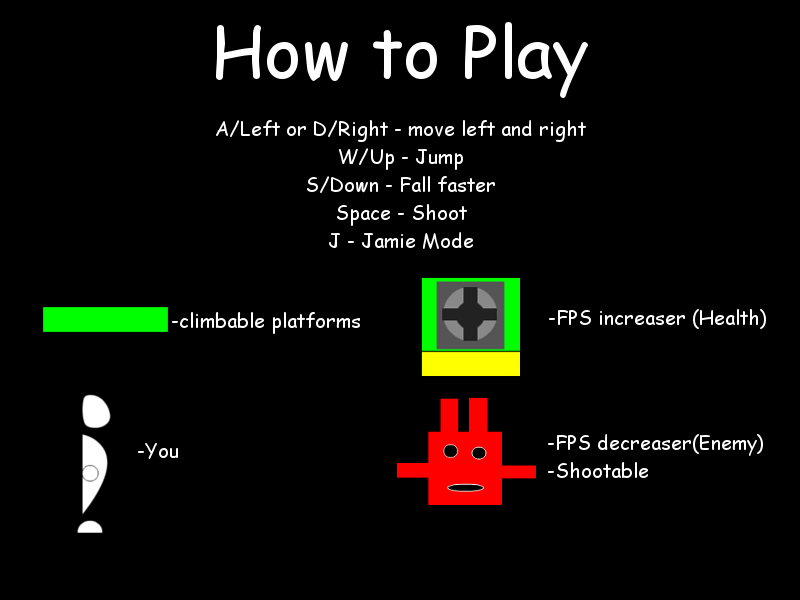
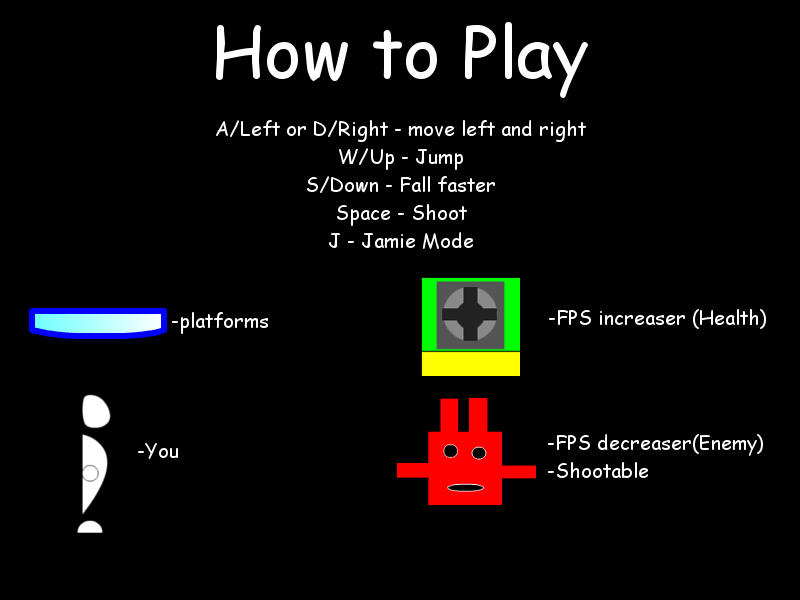
Two versions of the same layered image (800 × 600). Layer-by-layer changes:
renamed "floor.xcf" to "Floor0001.png", painted on it over [29, 307, 168, 339]
renamed "-climbable platforms" to "-\platforms", painted on it over [180, 312, 360, 334]
